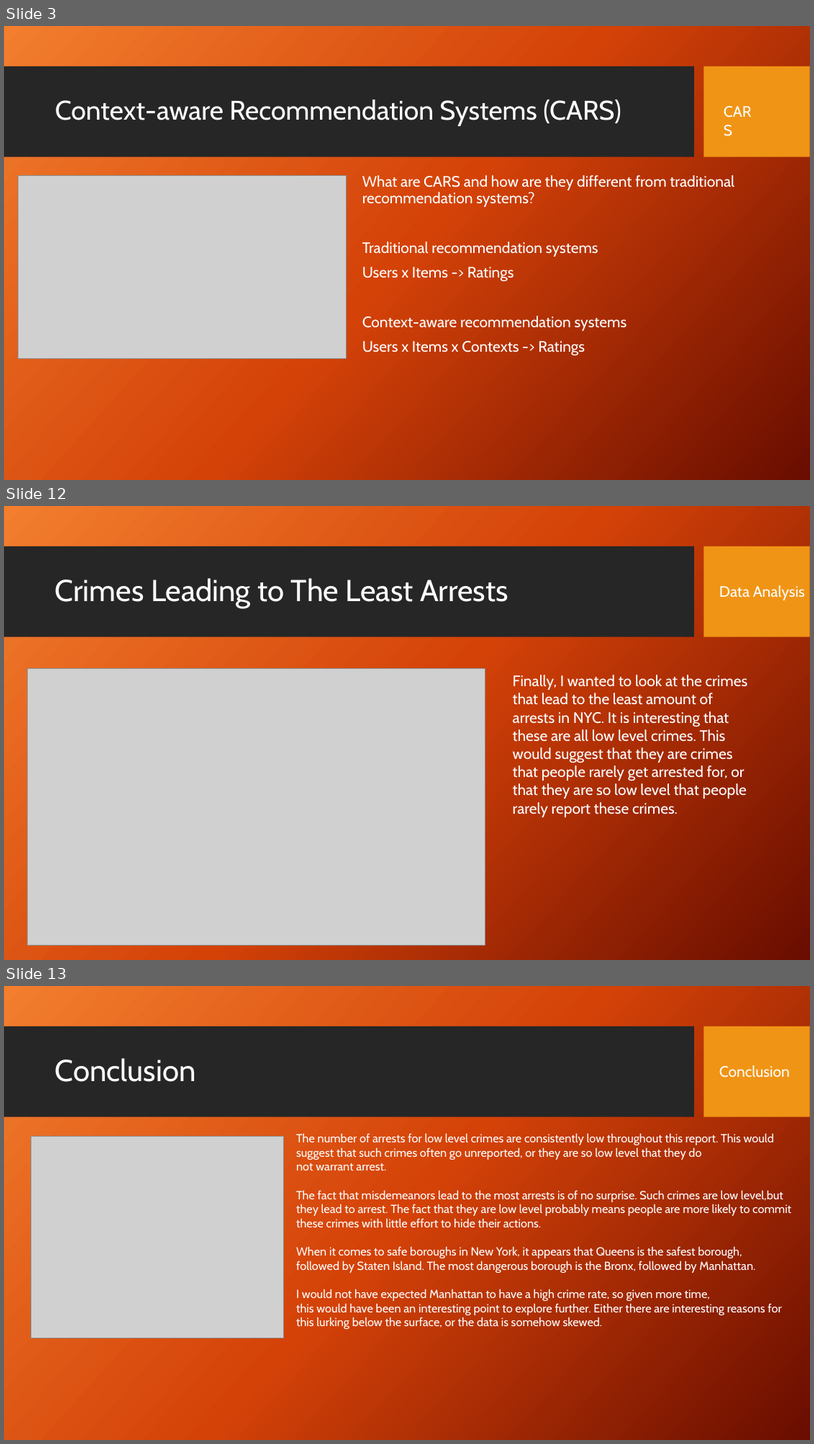
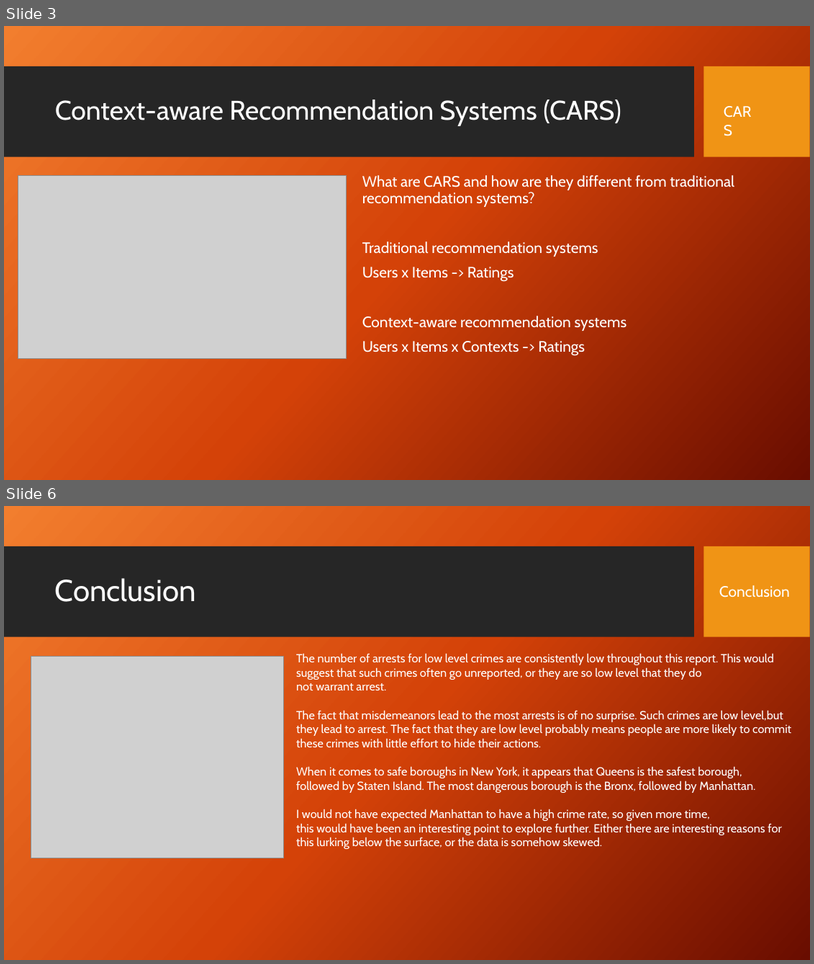
Before and after one commit to stephen-haslett/data612, a slide deck: SHaslettRecommenderSystemsInContext.pptx. Shown one above the other, each under a label of ours: slides 3, 12 and 13 before the commit, slides 3 and 6 after it; the slides between them are not shown. The pictures are 814x1444 and 814x964 pixels, drawn with LibreOffice and Linux fonts; fonts in the diff are those of the drawing; grey boxes stand for pictures; background and template pictures are left out. Boxes give left, top, right and bottom in pixels: in the first picture for what was removed or moved away, otherwise in the second. Text is boxed around its words. In the diff, an @@ line names an element or a change of style, - is before the commit and + after.

```diff
--- a/SHaslettRecommenderSystemsInContext.pptx
+++ b/SHaslettRecommenderSystemsInContext.pptx
@@ slide 12 removed at bbox=[4, 506, 810, 960], background picture (left out); not listed: 2 template elements that a slide beside it also shows @@
@@ title removed at bbox=[55, 578, 509, 608] @@
-Crimes Leading to The Least Arrests
@@ text removed at bbox=[720, 585, 805, 600] @@
-Data Analysis
@@ picture removed at bbox=[28, 669, 486, 946] @@
@@ text removed at bbox=[513, 674, 748, 817] @@
-Finally, I wanted to look at the crimes that lead to the least amount of arrests in NYC. It is interesting that these are all low level crimes. This would suggest that they are crimes that people rarely get arrested for, or that they are so low level that people rarely report these crimes.
@@ what was slide 13 is now slide 6 @@
```
Also in this commit, not shown: 1 slide changed, 1 slide added, 7 other slides removed.
